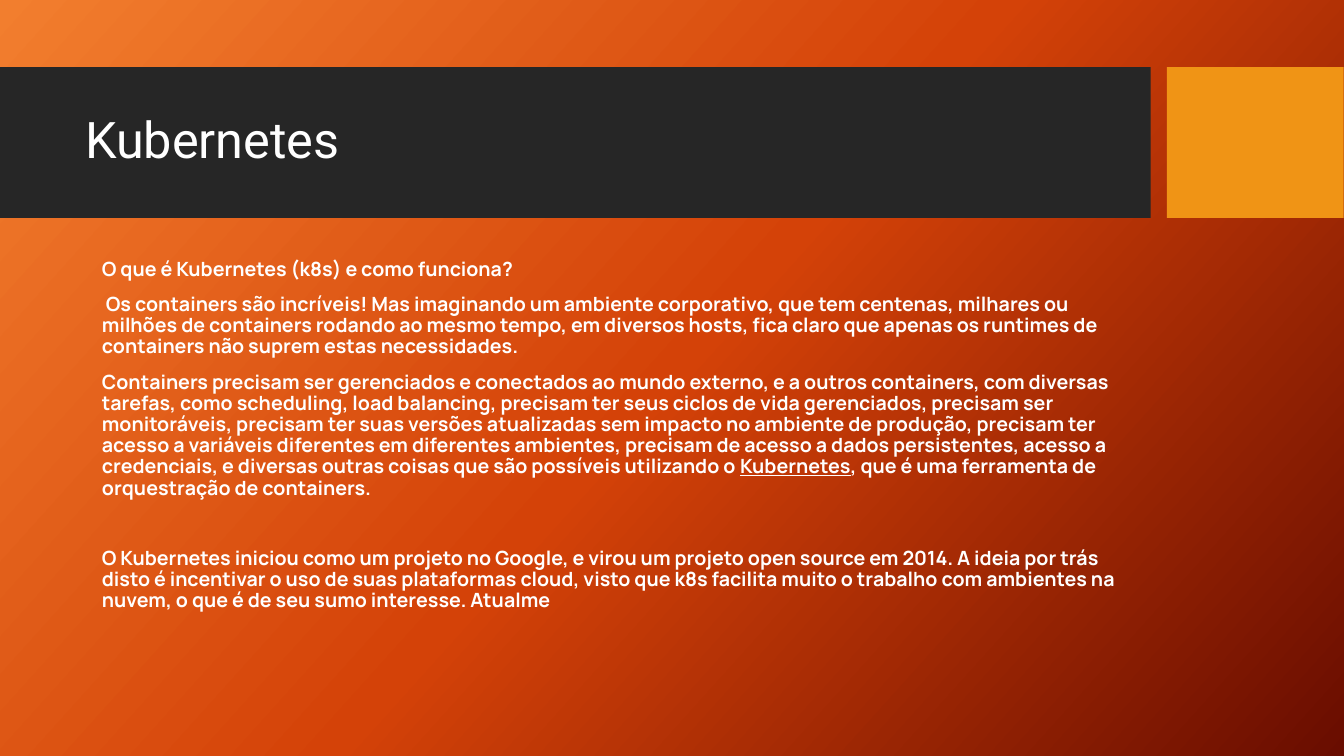
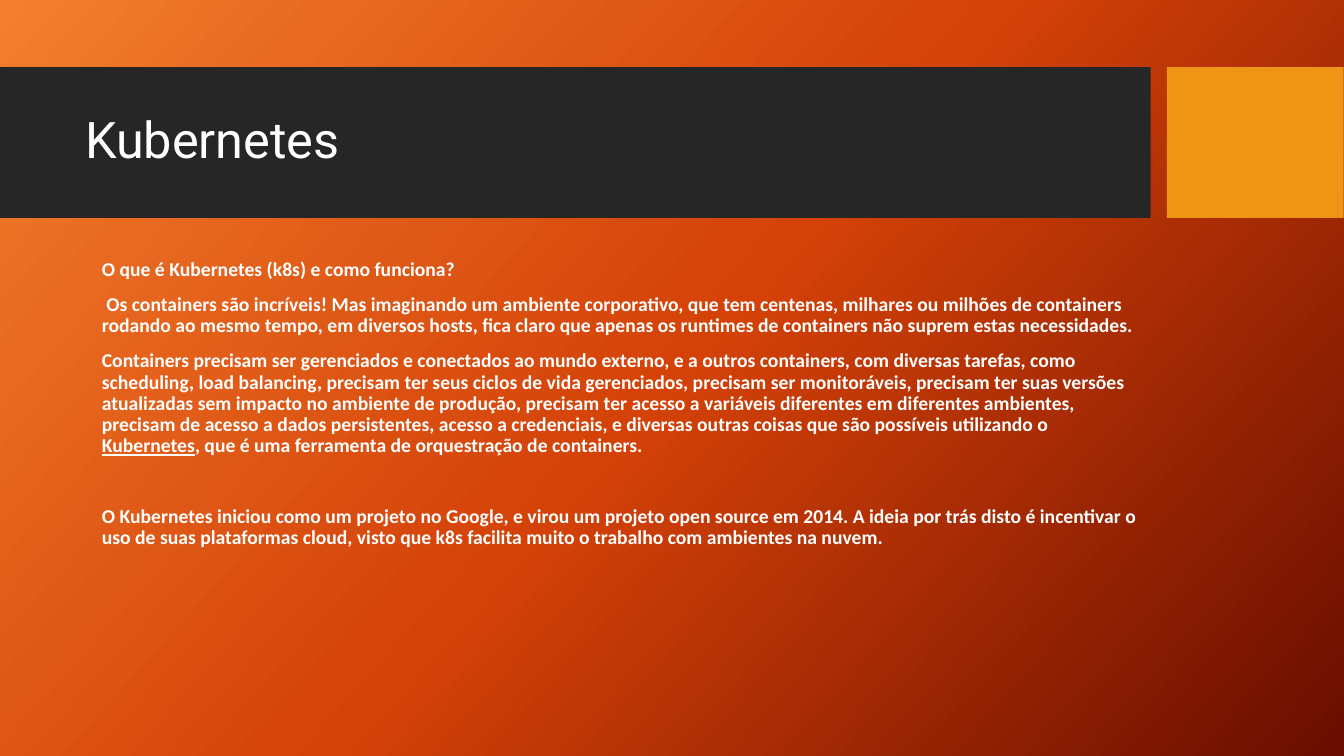
Before and after one commit to jlasquinha/sanux, a slide deck: slide 13 of Sanux.pptx (slide 12 before the commit). Drawn at 1344x756 pixels with LibreOffice and Linux fonts; fonts in the diff are those of the drawing; background and template pictures are left out. Boxes give left, top, right and bottom in pixels: in the first picture for what was removed or moved away, otherwise in the second. Text is boxed around its words. In the diff, an @@ line names an element or a change of style, - is before the commit and + after.

Commit message:
Update Sanux.pptx
Apresentação atualizada

```diff
--- a/Sanux.pptx
+++ b/Sanux.pptx
@@ text at (102,261,1133,456): font Manrope to Calibri in "O que é Kubernetes (k8s) e como ...", "Os containers são incríveis! Mas imaginando um ...", "Containers precisam ser gerenciados e conectados ao ..." @@
@@ text at (102,509,1136,547): text changed; font Manrope to Calibri @@
-O Kubernetes iniciou como um projeto no Google, e virou um projeto open source em 2014. A ideia por trás disto é incentivar o uso de suas plataformas cloud, visto que k8s facilita muito o trabalho com ambientes na nuvem, o que é de seu sumo interesse. Atualme
+O Kubernetes iniciou como um projeto no Google, e virou um projeto open source em 2014. A ideia por trás disto é incentivar o uso de suas plataformas cloud, visto que k8s facilita muito o trabalho com ambientes na nuvem.
```
Also in this commit, not shown: 39 other slides changed, 2 slides added.
